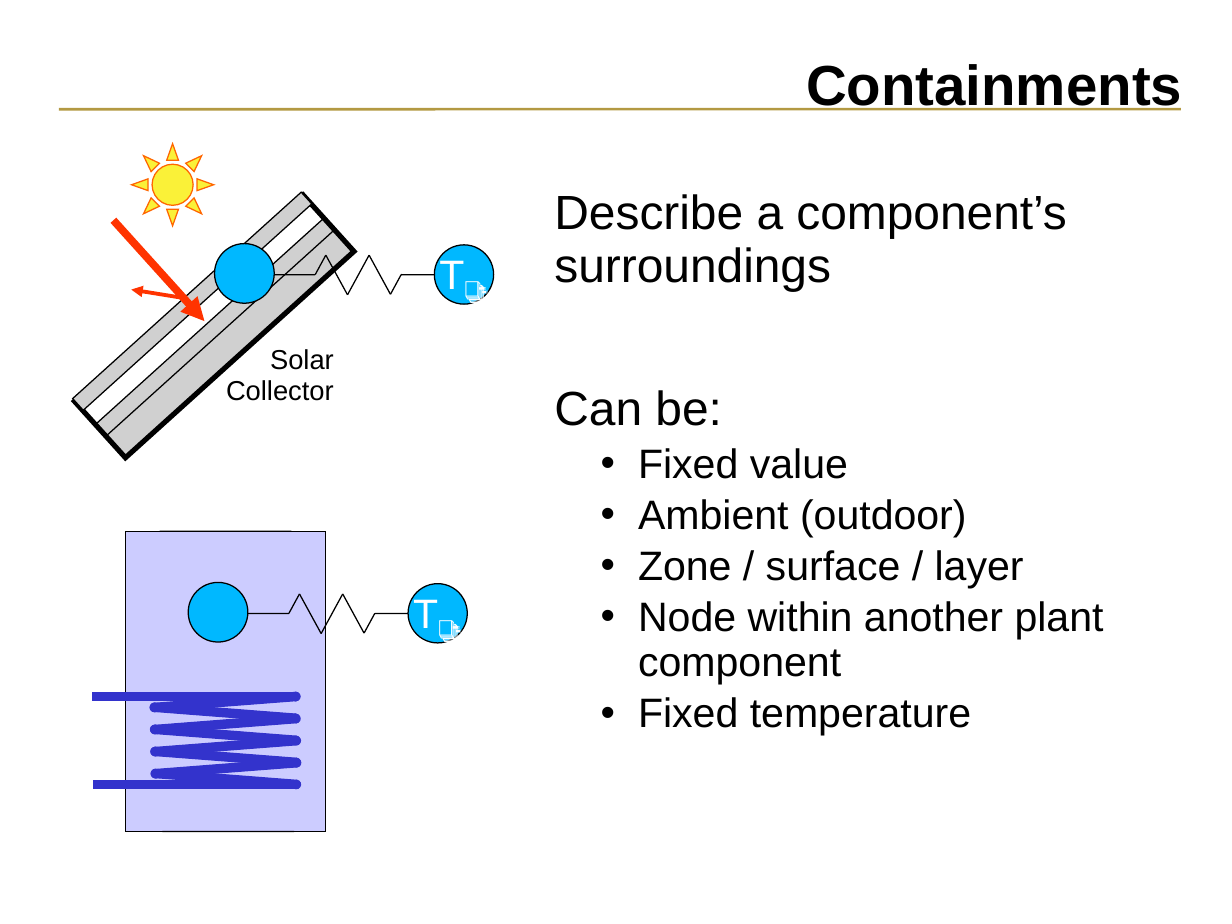
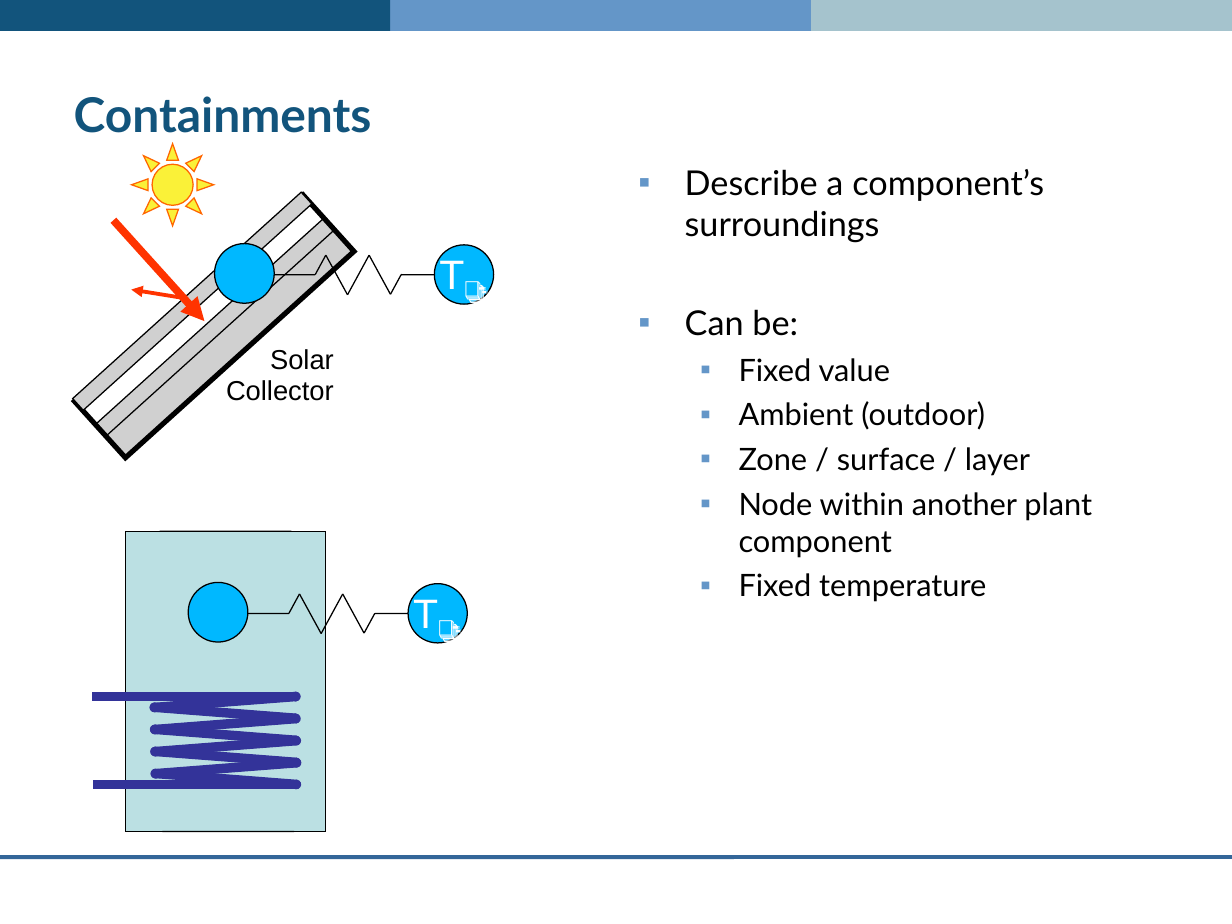
Before and after one commit to ESP-rCommunity/ESPrExtras, a slide deck: slide 11 of training/co-simulator_ESP-r/plant_network/plant_network.pln.ppt. Drawn at 1232x924 pixels with LibreOffice and Linux fonts; fonts in the diff are those of the drawing; grey boxes stand for pictures; background and template pictures are left out. Boxes give left, top, right and bottom in pixels: in the first picture for what was removed or moved away, otherwise in the second. Text is boxed around its words. In the diff, an @@ line names an element or a change of style, - is before the commit and + after.

```diff
--- a/training/co-simulator_ESP-r/plant_network/plant_network.pln.ppt
+++ b/training/co-simulator_ESP-r/plant_network/plant_network.pln.ppt
@@ rectangle added at (x1=0, y1=0, x2=391, y2=31), fill #12547C @@
@@ rectangle added at (x1=339, y1=0, x2=841, y2=31), fill #6496C8 @@
@@ rectangle added at (x1=811, y1=0, x2=1232, y2=31), fill #A5C3CD @@
@@ title "Containments" moved from (x1=806, y1=64, x2=1182, y2=111) to (x1=74, y1=96, x2=372, y2=133) @@
@@ title "Containments" at (x1=74, y1=96, x2=372, y2=133): size 33 to 28 pt, font Arial to Lato, text colour #000000 to #12547C; alignment right to left; line spacing 0.84 to 1 @@
@@ line removed from (1180, 110) to (59, 110) @@
@@ text "Describe a component’s surroundings" moved from (x1=554, y1=194, x2=1104, y2=736) to (x1=685, y1=169, x2=1092, y2=602) @@
@@ text "Describe a component’s surroundings" at (x1=685, y1=169, x2=1092, y2=602): size 28 to 20 pt in "Describe a component’s surroundings", "Can be:"; font Arial to Lato; size 24 to 18 pt in "Fixed value", "Ambient (outdoor)", "Zone / surface / layer", "Node within another plant component" and 1 more places; bullet none to ▪; line spacing 0.93 to 1; less space between paragraphs; bullet • to ▪; more space between paragraphs; bullet colour #000000 to #6496C8 @@
@@ rectangle at (x1=126, y1=531, x2=325, y2=832): fill #CCCCFF to #BBE0E3 @@
@@ fill #3333CC to #333399; outline #3333CC 0.74 pt to #333399 0.74 pt in 27 elements at (x1=92, y1=692, x2=296, y2=701), (x1=292, y1=692, x2=301, y2=701), (x1=154, y1=692, x2=296, y2=711), (x1=292, y1=692, x2=301, y2=701), (x1=150, y1=703, x2=159, y2=712), (x1=154, y1=703, x2=296, y2=722), (x1=290, y1=714, x2=300, y2=724), (x1=150, y1=703, x2=159, y2=712), (x1=155, y1=714, x2=297, y2=734), (x1=292, y1=714, x2=301, y2=724), (x1=150, y1=725, x2=159, y2=735), (x1=154, y1=725, x2=296, y2=745), (x1=292, y1=736, x2=301, y2=746), (x1=150, y1=725, x2=159, y2=735), (x1=155, y1=736, x2=297, y2=756), (x1=292, y1=736, x2=301, y2=746), (x1=151, y1=748, x2=160, y2=757), (x1=155, y1=747, x2=297, y2=767), (x1=292, y1=757, x2=301, y2=767), (x1=150, y1=748, x2=159, y2=757), (x1=155, y1=758, x2=297, y2=778), (x1=292, y1=759, x2=301, y2=768), (x1=151, y1=770, x2=160, y2=779), (x1=155, y1=770, x2=297, y2=789), (x1=292, y1=780, x2=301, y2=789), (x1=151, y1=770, x2=160, y2=779), (x1=94, y1=781, x2=297, y2=790) @@
@@ line added from (1232, 857) to (0, 857), #336699 2.24 pt @@
```
Also in this commit, not shown: 16 other slides changed, 1 other file.
